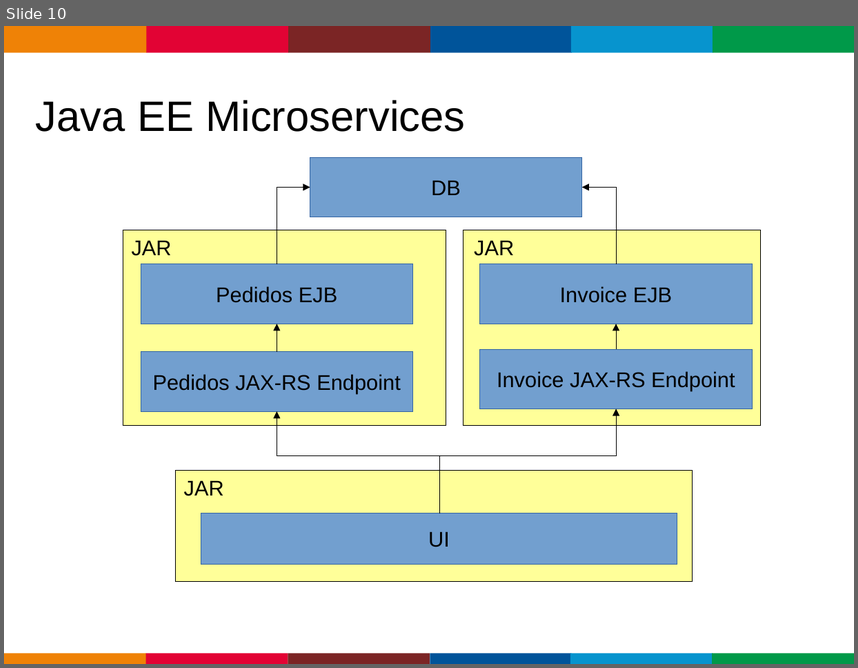
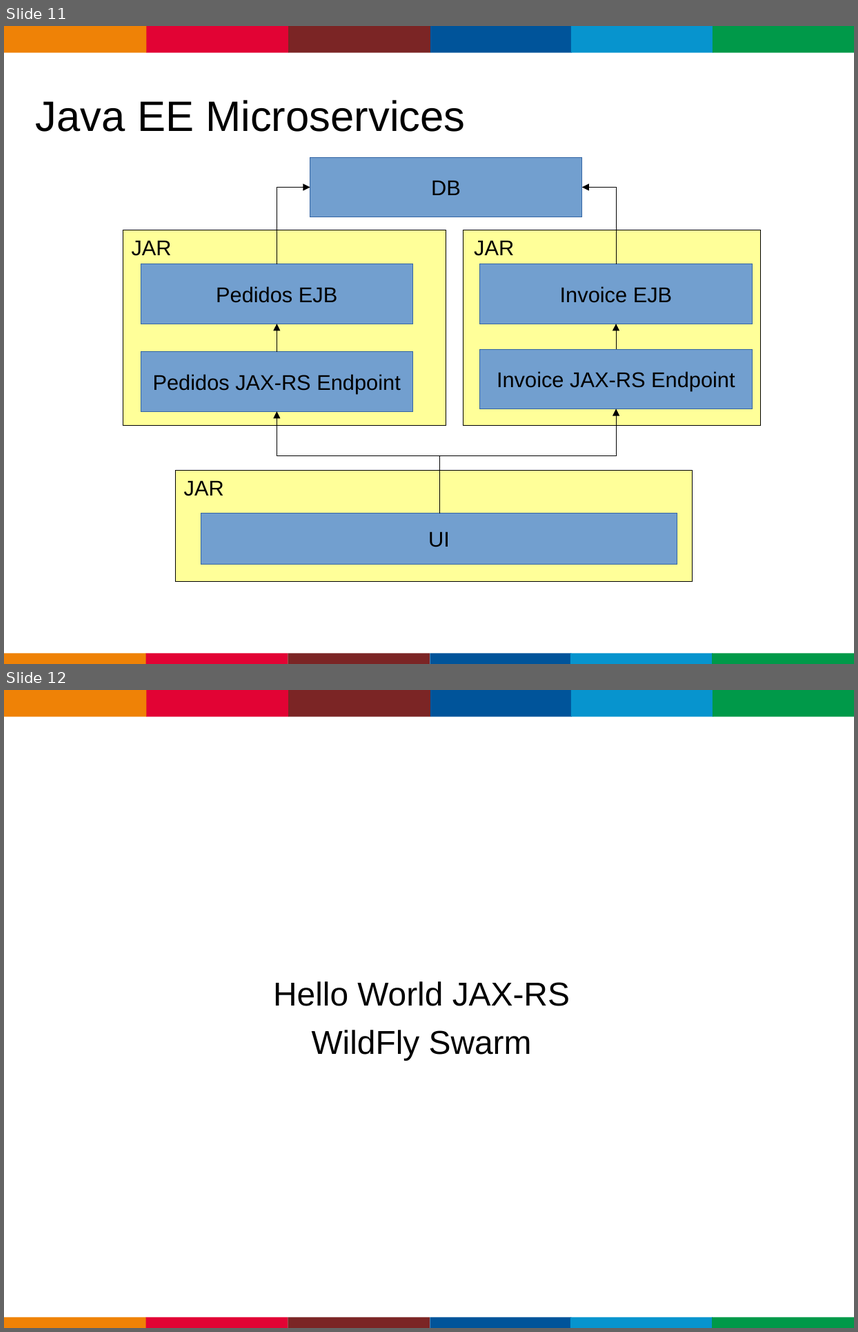
Before and after one commit to gastaldi/talks, a slide deck: WildFlySwarm/TDC 2016/wildflyswarm.odp. Shown one above the other, each under a label of ours: slide 10 before the commit, slides 11 and 12 after it. The pictures are 858x668 and 858x1332 pixels, drawn with LibreOffice and Linux fonts; fonts in the diff are those of the drawing; background and template pictures are left out. Boxes give left, top, right and bottom in pixels: in the first picture for what was removed or moved away, otherwise in the second. Text is boxed around its words. In the diff, an @@ line names an element or a change of style, - is before the commit and + after.

```diff
--- a/WildFlySwarm/TDC 2016/wildflyswarm.odp
+++ b/WildFlySwarm/TDC 2016/wildflyswarm.odp
@@ slide 12 added at box(4, 690, 854, 1328), background #FFFFFF; not listed: 13 template elements that a slide beside it also shows @@
@@ subtitle added at box(273, 981, 570, 1060), 28 pt, text #000000 @@
+Hello World JAX-RS
+WildFly Swarm
@@ what was slide 10 is now slide 11 @@
```
Also in this commit, not shown: 8 slides changed, 9 other slides added, 1 slide removed.
